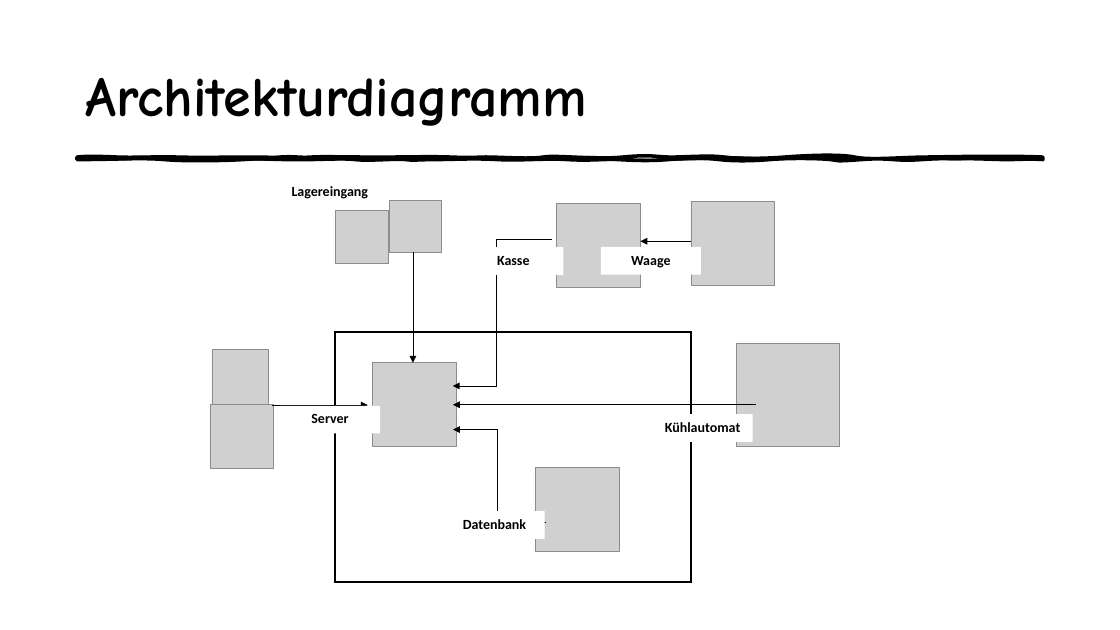
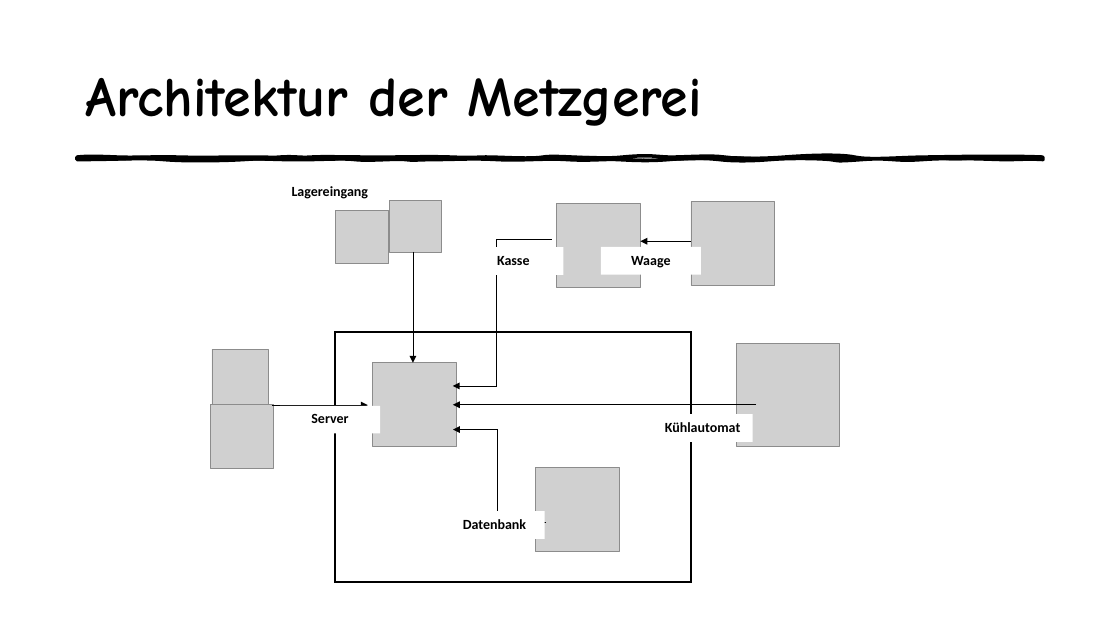
Before and after one commit to LisaRebecca/Gruppe4, a slide deck: slide 4 of Präsentation - Butcher Cockpit.pptx. Drawn at 1120x630 pixels with LibreOffice and Linux fonts; fonts in the diff are those of the drawing; grey boxes stand for pictures. Boxes give left, top, right and bottom in pixels: in the first picture for what was removed or moved away, otherwise in the second. Text is boxed around its words. In the diff, an @@ line names an element or a change of style, - is before the commit and + after.

```diff
--- a/Präsentation - Butcher Cockpit.pptx
+++ b/Präsentation - Butcher Cockpit.pptx
@@ title at <box>85,78,702,126</box>: text changed @@
-Architekturdiagramm
+Architektur der Metzgerei
```
Also in this commit, not shown: 1 other slide changed, 1 slide added, 1 other file.
